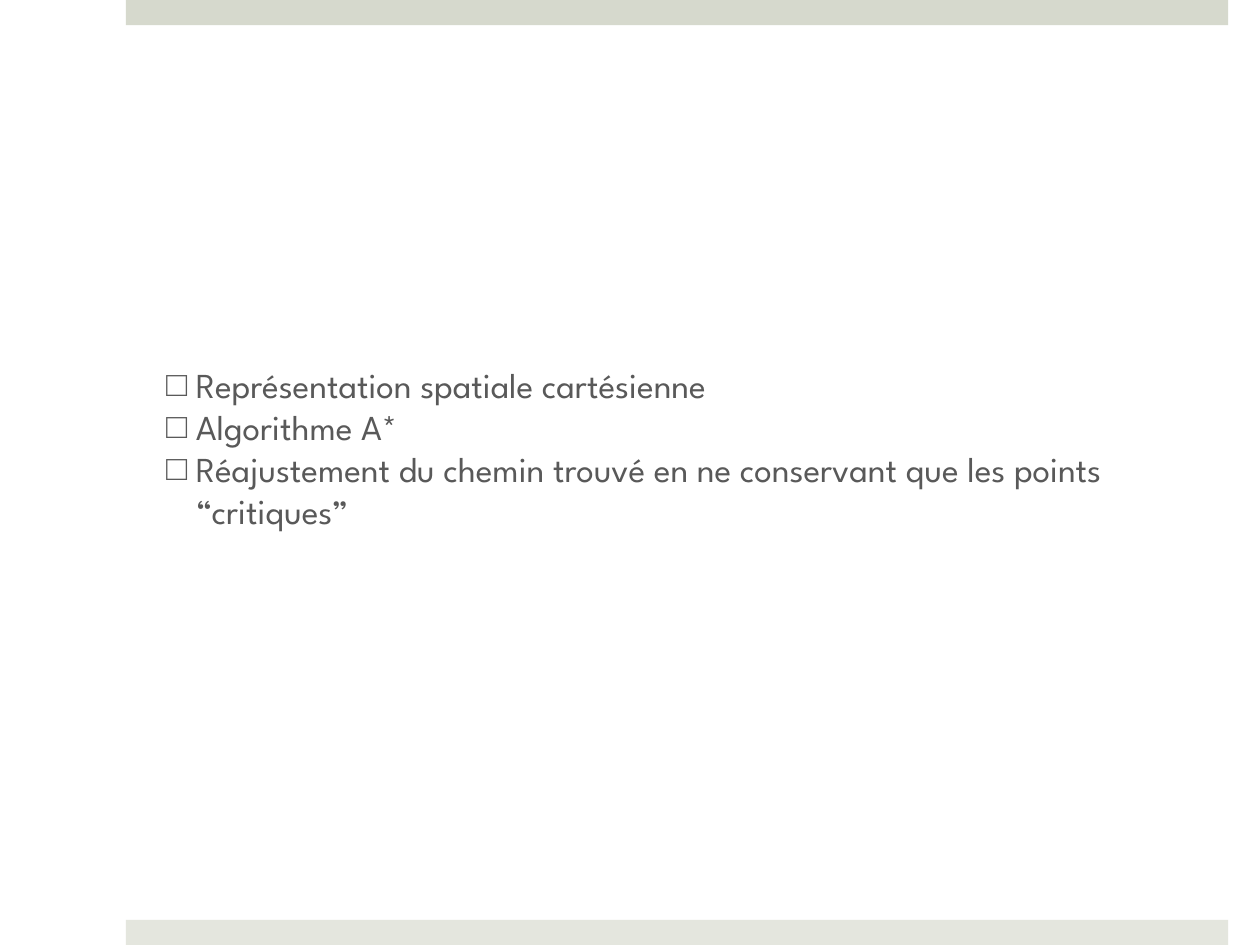
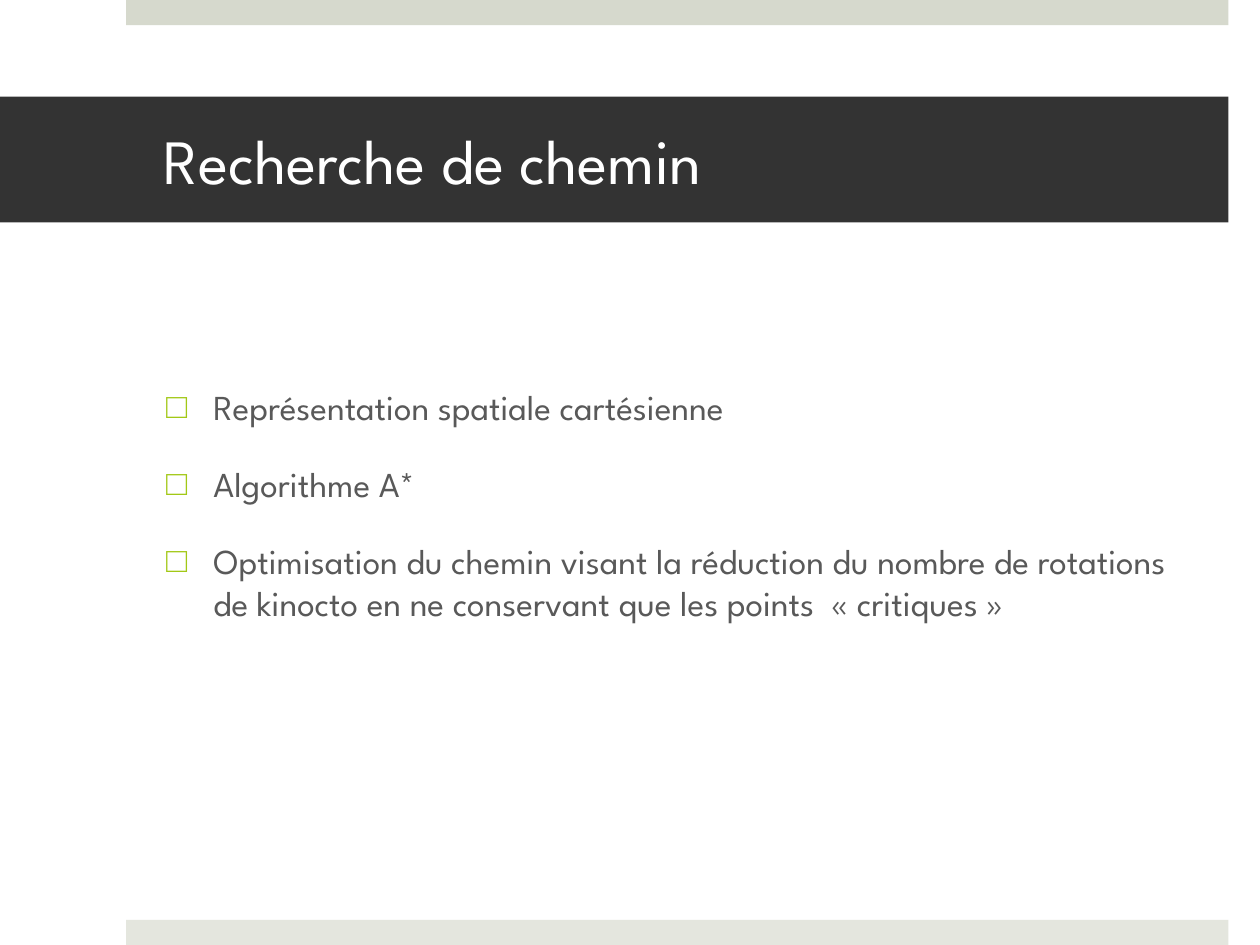
Before and after one commit to francisvalois/design3, a slide deck: slide 4 of reports/presentation/kinocto_OS.pptx. Drawn at 1260x945 pixels with LibreOffice and Linux fonts; fonts in the diff are those of the drawing. Boxes give left, top, right and bottom in pixels: in the first picture for what was removed or moved away, otherwise in the second. Text is boxed around its words. In the diff, an @@ line names an element or a change of style, - is before the commit and + after.

```diff
--- a/reports/presentation/kinocto_OS.pptx
+++ b/reports/presentation/kinocto_OS.pptx
@@ title added at <box>0,97,1228,223</box>, fill #333333, 36 pt, text #FFFFFF @@
+Recherche de chemin
@@ text "Représentation spatiale cartésienne": place and size @@
-text "Représentation spatiale cartésienne" at <box>196,374,1101,532</box>
+text "Représentation spatiale cartésienne" at <box>213,396,1166,624</box>
@@ text at <box>213,396,724,505</box>: indent changed; more space between paragraphs @@
@@ text at <box>213,550,1166,624</box>: text changed @@
-□ Réajustement du chemin trouvé en ne conservant que les points “critiques”
+□ Optimisation du chemin visant la réduction du nombre de rotations de kinocto en ne conservant que les points « critiques »
```
Also in this commit, not shown: 3 other slides changed.
